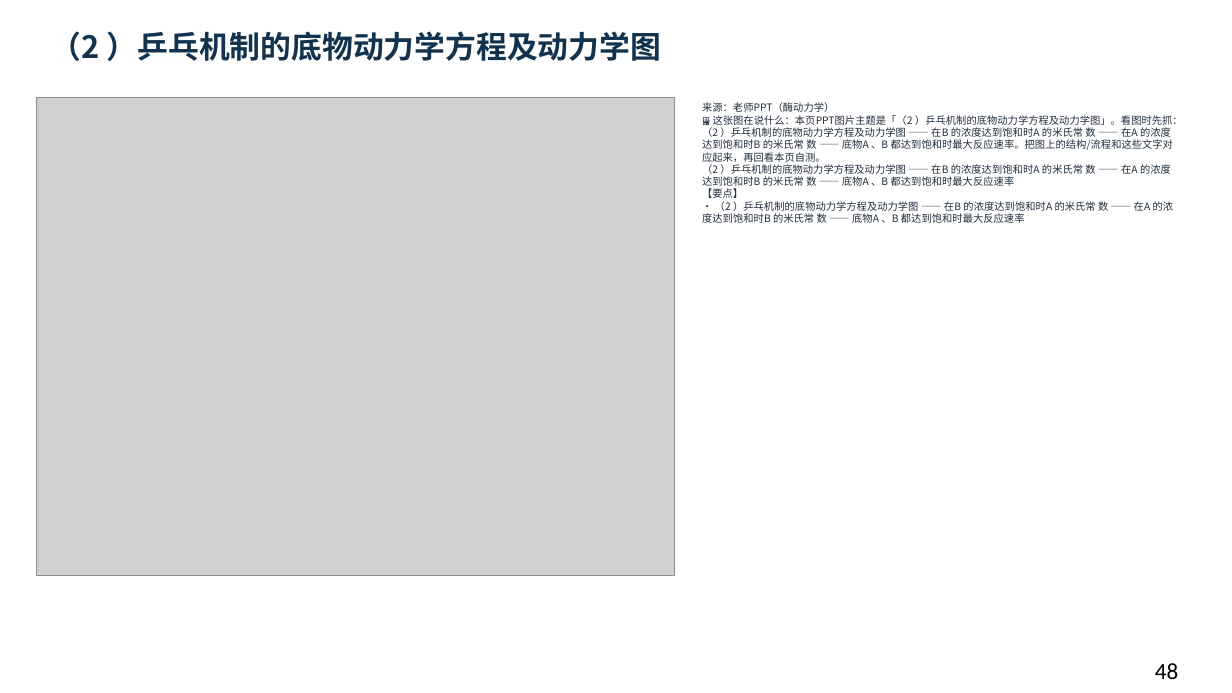
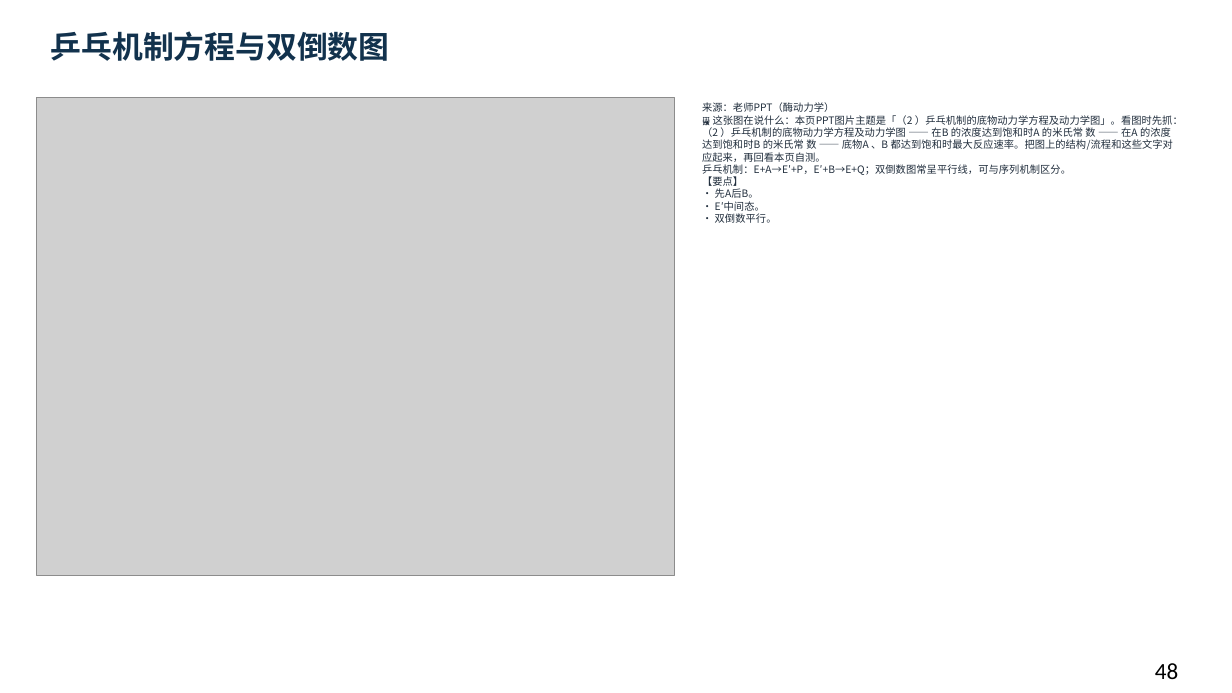
Before and after one commit to newkan-li/Biochemistry, a slide deck: slide 48 of downloads/bc07-ai-style.pptx. Drawn at 1232x693 pixels with LibreOffice and Linux fonts; fonts in the diff are those of the drawing; grey boxes stand for pictures. Boxes give left, top, right and bottom in pixels: in the first picture for what was removed or moved away, otherwise in the second. Text is boxed around its words. In the diff, an @@ line names an element or a change of style, - is before the commit and + after.

```diff
--- a/downloads/bc07-ai-style.pptx
+++ b/downloads/bc07-ai-style.pptx
@@ text at [51,31,390,61]: text changed @@
-（2 ）乒乓机制的底物动力学方程及动力学图
+乒乓机制方程与双倒数图
@@ text at [702,102,1183,223]: text changed @@
-来源：老师PPT（酶动力学）
-🖼 这张图在说什么：本页PPT图片主题是「（2 ）乒乓机制的底物动力学方程及动力学图」。看图时先抓：（2 ）乒乓机制的底物动力学方程及动力学图 —— 在B 的浓度达到饱和时A 的米氏常 数 —— 在A 的浓度达到饱和时B 的米氏常 数 —— 底物A 、B 都达到饱和时最大反应速率。把图上的结构/流程和这些文字对应起来，再回看本页自测。
-（2 ）乒乓机制的底物动力学方程及动力学图 —— 在B 的浓度达到饱和时A 的米氏常 数 —— 在A 的浓度达到饱和时B 的米氏常 数 —— 底物A 、B 都达到饱和时最大反应速率
-【要点】
-• （2 ）乒乓机制的底物动力学方程及动力学图 —— 在B 的浓度达到饱和时A 的米氏常 数 —— 在A 的浓度达到饱和时B 的米氏常 数 —— 底物A 、B 都达到饱和时最大反应速率
+来源：老师PPT（酶动力学）
+🖼 这张图在说什么：本页PPT图片主题是「（2 ）乒乓机制的底物动力学方程及动力学图」。看图时先抓：（2 ）乒乓机制的底物动力学方程及动力学图 —— 在B 的浓度达到饱和时A 的米氏常 数 —— 在A 的浓度达到饱和时B 的米氏常 数 —— 底物A 、B 都达到饱和时最大反应速率。把图上的结构/流程和这些文字对应起来，再回看本页自测。
+乒乓机制：E+A→E′+P，E′+B→E+Q；双倒数图常呈平行线，可与序列机制区分。
+【要点】
+• 先A后B。
+• E′中间态。
+• 双倒数平行。
```
Also in this commit, not shown: 21 other slides changed, 5 other files.
